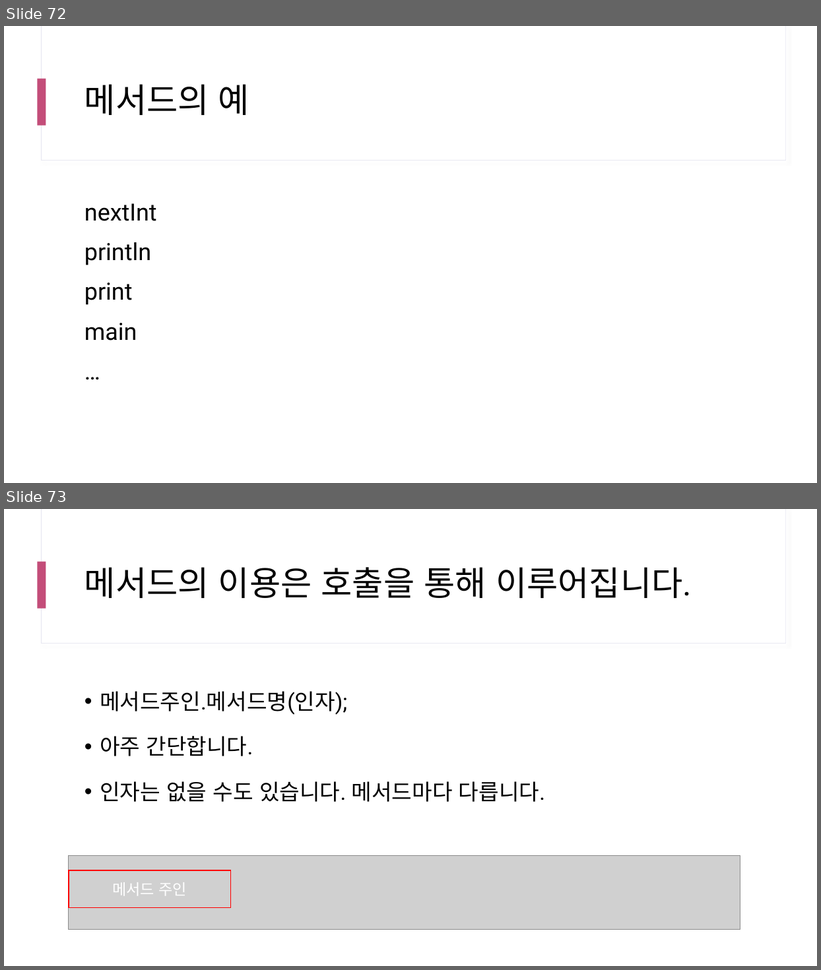
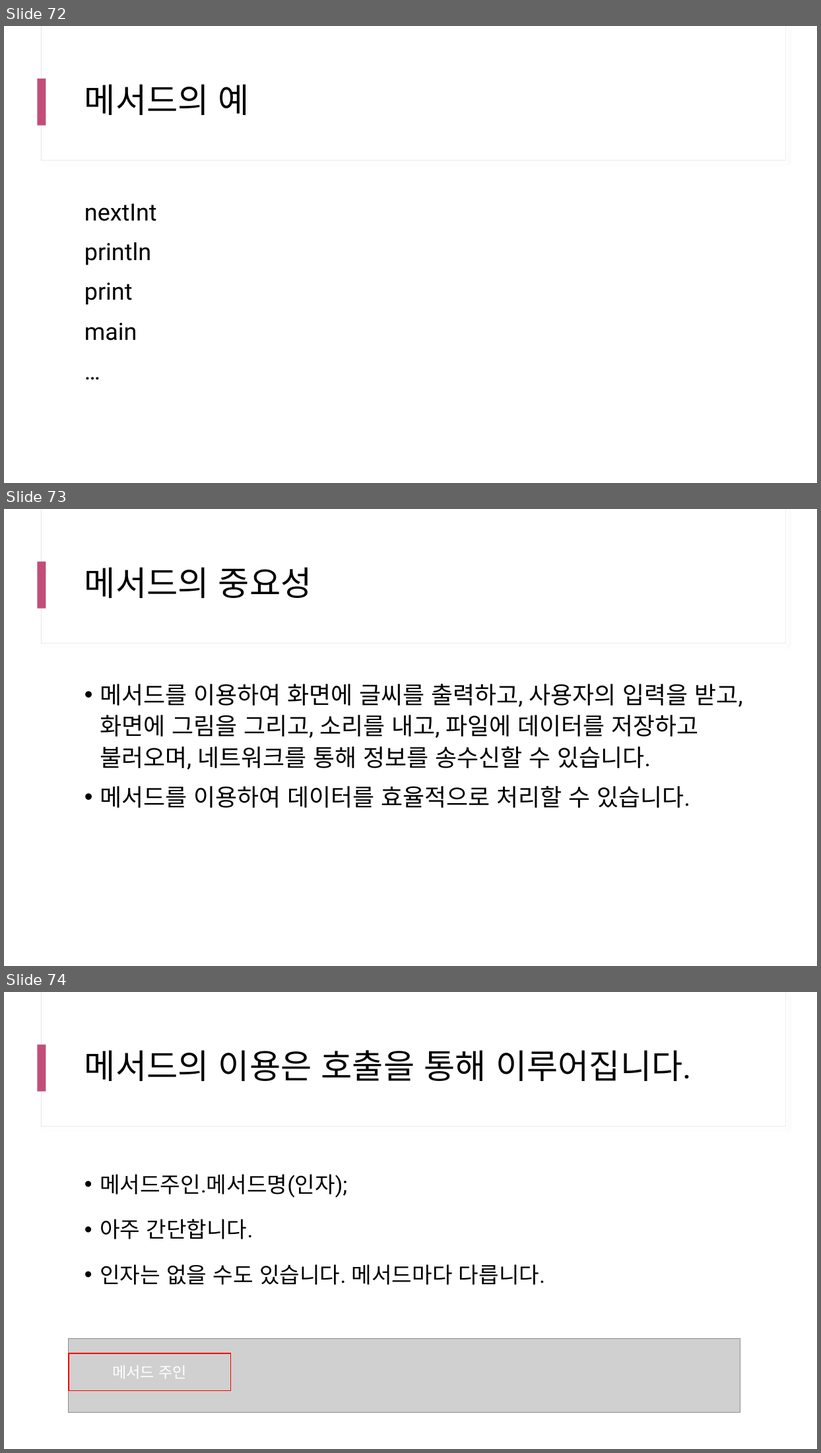
Before and after one commit to yhs0602/SPLIT_lecture_examples, a slide deck: docs/SPLIT 17차 Java.pptx. Shown one above the other, each under a label of ours: slides 72 and 73 before the commit, slides 72, 73 and 74 after it. The pictures are 821x970 and 821x1453 pixels, drawn with LibreOffice and Linux fonts; fonts in the diff are those of the drawing; grey boxes stand for pictures. Boxes give left, top, right and bottom in pixels: in the first picture for what was removed or moved away, otherwise in the second. Text is boxed around its words. In the diff, an @@ line names an element or a change of style, - is before the commit and + after.

```diff
--- a/docs/SPLIT 17차 Java.pptx
+++ b/docs/SPLIT 17차 Java.pptx
@@ slide 73 added at (4, 509, 817, 966), background #FFFFFF; not listed: 3 template elements that a slide beside it also shows @@
@@ title added at (85, 567, 312, 598), 40 pt, text #000000 @@
+메서드의 중요성
@@ text added at (100, 684, 743, 808), 28 pt, text #000000 @@
+• 메서드를 이용하여 화면에 글씨를 출력하고, 사용자의 입력을 받고, 화면에 그림을 그리고, 소리를 내고, 파일에 데이터를 저장하고 불러오며, 네트워크를 통해 정보를 송수신할 수 있습니다.
+• 메서드를 이용하여 데이터를 효율적으로 처리할 수 있습니다.
@@ what was slide 73 is now slide 74 @@
```
Also in this commit, not shown: 2 slides changed, 13 other slides added.
